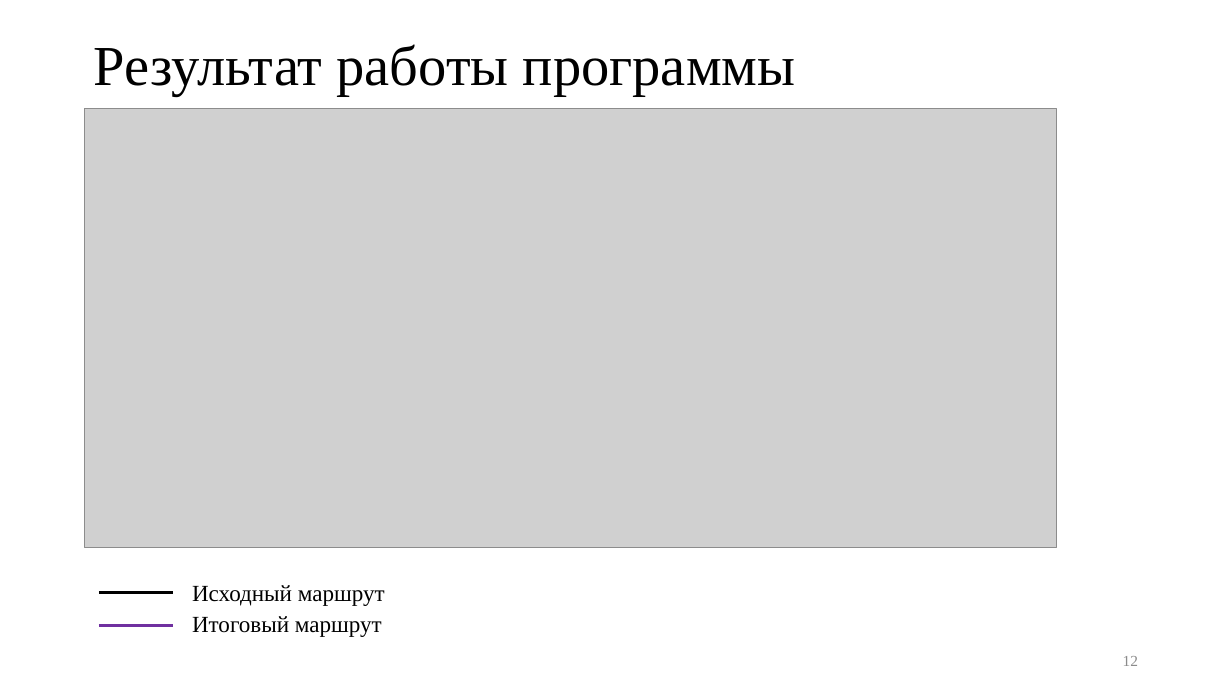
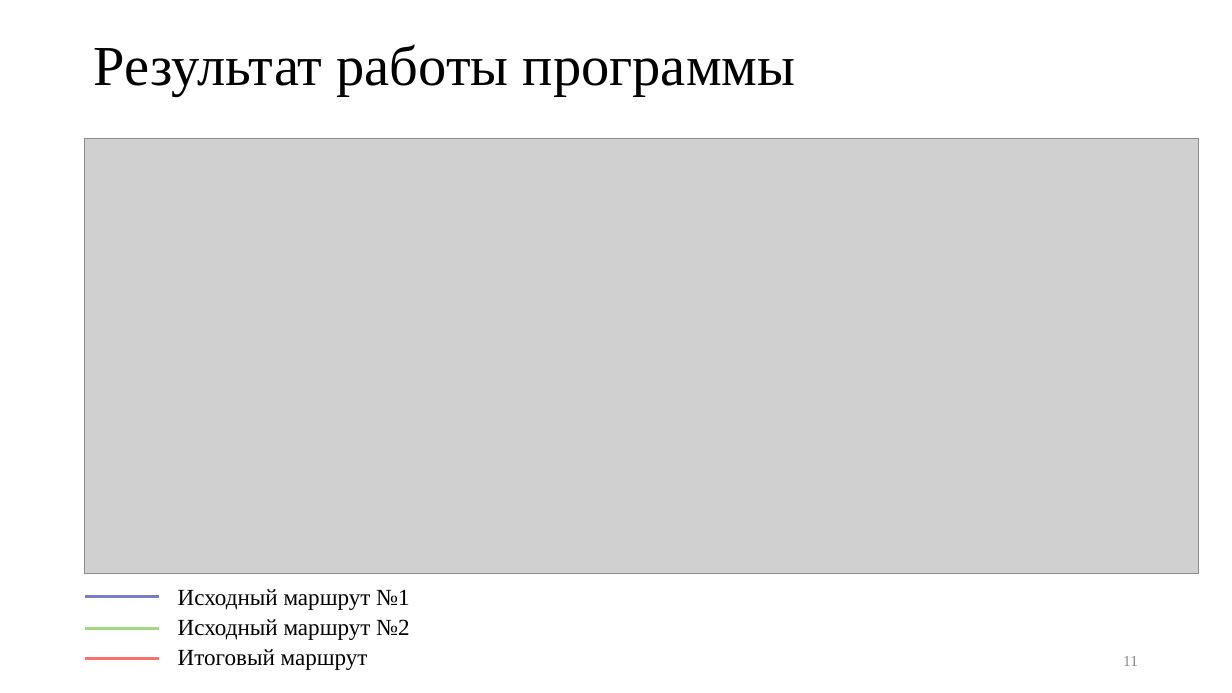
Before and after one commit to kaedvann/TrackFilter, a slide deck: slide 11 of docs/thesis/thesis.pptx (slide 12 before the commit). Drawn at 1232x693 pixels with LibreOffice and Linux fonts; fonts in the diff are those of the drawing; grey boxes stand for pictures. Boxes give left, top, right and bottom in pixels: in the first picture for what was removed or moved away, otherwise in the second. Text is boxed around its words. In the diff, an @@ line names an element or a change of style, - is before the commit and + after.

```diff
--- a/docs/thesis/thesis.pptx
+++ b/docs/thesis/thesis.pptx
@@ picture: place and size @@
-picture at <box>85,108,1057,548</box>
+picture at <box>85,139,1200,574</box>
@@ line moved from (99, 592) - (174, 592) to (85, 597) - (159, 597) @@
@@ line (85, 597) - (159, 597): stroke #000000 2.25 pt to #797DC9 2.25 pt @@
@@ text at <box>178,589,410,610</box>: text changed @@
-Исходный маршрут
+Исходный маршрут №1
@@ line added from (85, 628) to (159, 628), #A4D984 2.25 pt @@
@@ text added at <box>178,619,410,640</box>, 18 pt, text #000000 @@
+Исходный маршрут №2
@@ line moved from (99, 626) - (174, 626) to (85, 658) - (159, 658) @@
@@ line (85, 658) - (159, 658): stroke #7030A0 2.25 pt to #F4716D 2.25 pt @@
@@ text "Итоговый маршрут": place and size @@
-text "Итоговый маршрут" at <box>192,616,382,637</box>
+text "Итоговый маршрут" at <box>178,649,368,670</box>
@@ page number at <box>1123,656,1138,666</box>: text changed @@
-12
+11
```
Also in this commit, not shown: 7 other slides changed, 1 slide removed, 11 other files.
